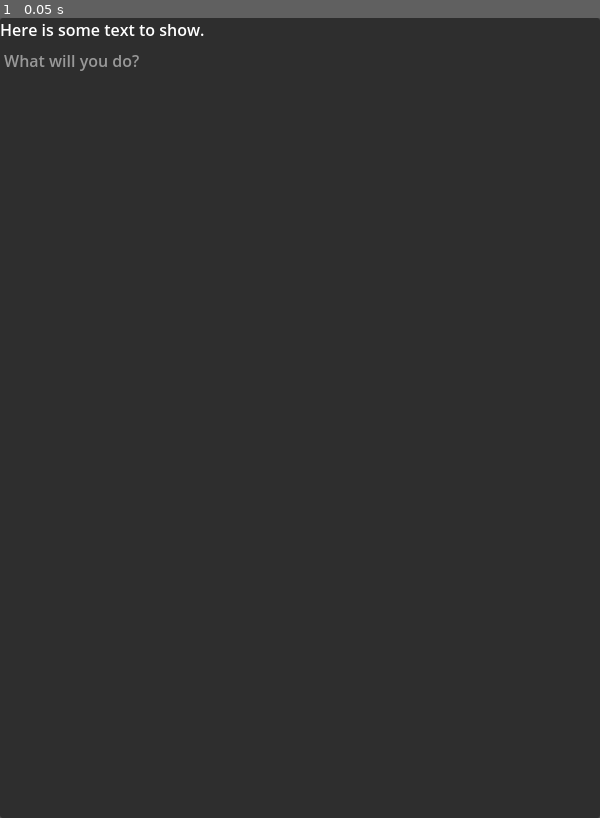
Above: before the commit, frame 1.
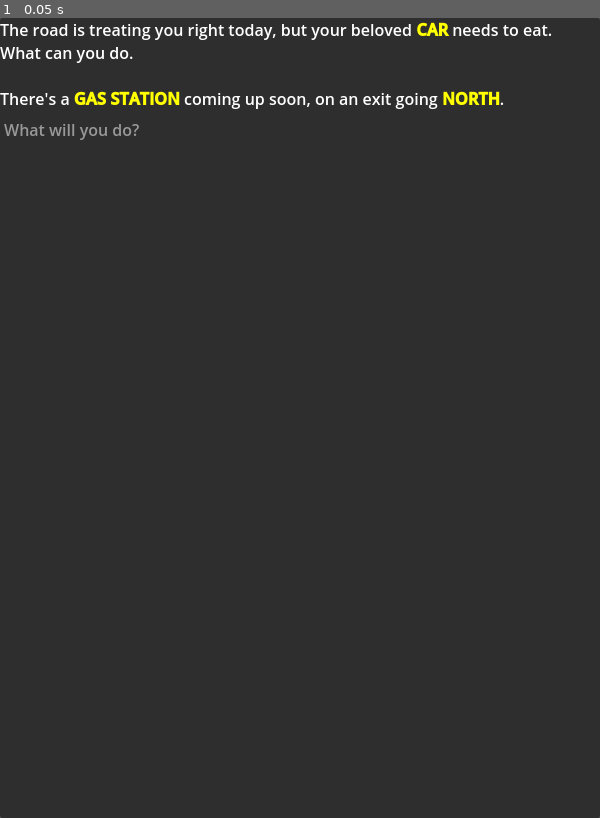
Above: after the commit, the same moment.

Repository: SashaMkrv/godot-4.2.1-text-adventure
Game: Godot game, scene res://Scenes/TextEnterTest.tscn
Same seed, same stepped clock (60 frames per second), same inputs: the game is played once before the commit and once after it. This scene is started directly instead of the project's main scene.
Inputs:
- Up to frame 1 (0.05 s): no input

The runs differ from the first frame. In frame 1, 1.8% of the frame differs, in the area x 0-92%, y 0-16%.
Error before the commit: Invalid access to property or key 'description' on a base object of type 'Nil'. (res://Scripts/TopLevel/GameCoordinator.gd:11)

Commit message:
move from 4.2 to 4.3, eof lines

Diff:
--- a/Scenes/TextEnterTest.tscn
+++ b/Scenes/TextEnterTest.tscn
@@ -1,9 +1,12 @@
-[gd_scene load_steps=5 format=3 uid="uid://byfsmvgqfe8nb"]
+[gd_scene load_steps=8 format=3 uid="uid://byfsmvgqfe8nb"]
 
 [ext_resource type="Script" path="res://Scripts/TopLevel/TextDirector.gd" id="1_yedsh"]
 [ext_resource type="PackedScene" uid="uid://j54nldhfh0rg" path="res://Scenes/FunctionalNodes/game_coordinator.tscn" id="2_hkya0"]
 [ext_resource type="PackedScene" uid="uid://b0r3xqm8qh2nw" path="res://Scenes/FunctionalNodes/tokenize_input.tscn" id="3_d3h1t"]
+[ext_resource type="Resource" uid="uid://t8ryyhih5yln" path="res://Resources/Rooms/on_the_road.tres" id="3_o63su"]
 [ext_resource type="PackedScene" uid="uid://b8lpq5o0ugk0n" path="res://Scenes/FunctionalNodes/transform_text.tscn" id="4_1vkmo"]
+[ext_resource type="Resource" uid="uid://mr8g2ar6gf5b" path="res://Resources/Maps/gas_map.tres" id="4_sng2g"]
+[ext_resource type="PackedScene" uid="uid://fvjyjrtxtbw0" path="res://Scenes/FunctionalNodes/player_mover.tscn" id="5_21w16"]
 
 [node name="Control" type="Control" node_paths=PackedStringArray("enterHere", "descriptionHere")]
 layout_mode = 3
@@ -42,6 +45,10 @@
 caret_blink = true
 
 [node name="GameCoordinator" parent="." instance=ExtResource("2_hkya0")]
+currentRoom = ExtResource("3_o63su")
+gameMap = ExtResource("4_sng2g")
+
+[node name="PlayerMover" parent="GameCoordinator" instance=ExtResource("5_21w16")]
 
 [node name="TokenizeInput" parent="." instance=ExtResource("3_d3h1t")]
 
--- a/Scripts/GameInfo/Room.gd
+++ b/Scripts/GameInfo/Room.gd
@@ -11,9 +11,9 @@
 @export var interactables: Array[Resource]
 
 func itemIsPresent(_itemName: StringName) -> bool:
-    #TODO update to actually check the presence of an item
-    return true
+	#TODO update to actually check the presence of an item
+	return true
 
 func interactableIsPresent(_objectName: StringName) -> bool:
-    #TODO actually check for things
-    return true
+	#TODO actually check for things
+	return true
--- a/Scripts/GameInfo/RoomConnections.gd
+++ b/Scripts/GameInfo/RoomConnections.gd
@@ -15,8 +15,8 @@
 
 # TODO pull this logic out and into something that does these checks based on passed room data
 func getNextRoomFrom(room: Room, direction: StringName, _conditions: GameConditions) -> Room:
-    for connection in connections:
-        if connection.fromRoom == room and connection.direction == direction:
-            return connection.toRoom
+	for connection in connections:
+		if connection.fromRoom == room and connection.direction == direction:
+			return connection.toRoom
 
-    return room
+	return room
--- a/Scripts/GameLogic/PlayerMover.gd
+++ b/Scripts/GameLogic/PlayerMover.gd
@@ -3,4 +3,4 @@
 # how i want interfaces.
 
 func getNextRoomFor(room: Room, _command: GoAction, _map: RoomConnections) -> Room:
-    return room
+	return room
--- a/Scripts/TopLevel/GameCoordinator.gd
+++ b/Scripts/TopLevel/GameCoordinator.gd
@@ -8,61 +8,64 @@
 signal game_updated(description: String)
 
 func requestStart() -> void:
-    var viewModel := GameStateView.new()\
-    .setHeader(currentRoom.name)\
-    .setDescription(currentRoom.description)
+	var viewModel := GameStateView.new()\
+	.setHeader(currentRoom.name)\
+	.setDescription(currentRoom.description)
 
-    stateUpdate(viewModel)
+	stateUpdate(viewModel)
 
 # TODO should this always return a state update? does the update have any reason to be a signal???
 func executeCommand(action: PlayerAction) -> void:
-    if action is NoneAction:
-        var problem := action as NoneAction
-        textUpdate("Thats a [NONE], flavoured with [%s]." % problem.issue)
-        return
-    elif action is GoAction:
-        var motion := action as GoAction
-        movePlayer(motion)
-        return
-    elif action is LookAction:
-        var looking := action as LookAction
-        textUpdate("We will [LOOK] at all the various pleasure of [%s]." % looking.specifier)
-        return
-    elif action is EatAction:
-        var eating := action as EatAction
-        textUpdate("You [EAT] the mighty snack that is the [%s]." % eating.specifier)
-        return
-    elif action is HelpAction:
-        textUpdate("Interact with the game by entering text commands.
+	if action is NoneAction:
+		var problem := action as NoneAction
+		textUpdate("Thats a [NONE], flavoured with [%s]." % problem.issue)
+		return
+	elif action is GoAction:
+		var motion := action as GoAction
+		movePlayer(motion)
+		return
+	elif action is LookAction:
+		var looking := action as LookAction
+		if looking.specifier == &"AROUND":
+			textUpdate(currentRoom.description)
+		else:
+			textUpdate("We will [LOOK] at all the various pleasure of [%s]." % looking.specifier)
+		return
+	elif action is EatAction:
+		var eating := action as EatAction
+		textUpdate("You [EAT] the mighty snack that is the [%s]." % eating.specifier)
+		return
+	elif action is HelpAction:
+		textUpdate("Interact with the game by entering text commands.
 
 With the exception of a small set of shortcuts (e.g. [N] = [GO NORTH]), commands must begin with a valid verb and be fo …(219 unchanged characters)…
-        return
+		return
 
 
 func movePlayer(motion: GoAction) -> void:
-    if playerMover == null:
-        textUpdate("[GOING] to [%s]" % motion.specifier)
-        return
-    # TODO... query constructor? can we do named parameters in gdscript???
-    var room := playerMover.getNextRoomFor(currentRoom, motion, gameMap)
-    if room == currentRoom:
-        textUpdate("Could not move [%s]." % motion.specifier)
-        return
-    else:
-        # TODO this certainly doesn't feel good mixed in here.
-        currentRoom = room
-        stateUpdate(GameStateView\
-        .new()\
-        .setHeader(room.name)\
-        .setDescription(room.description))
-        return
+	if playerMover == null:
+		textUpdate("[GOING] to [%s]" % motion.specifier)
+		return
+	# TODO... query constructor? can we do named parameters in gdscript???
+	var room := playerMover.getNextRoomFor(currentRoom, motion, gameMap)
+	if room == currentRoom:
+		textUpdate("Could not move [%s]." % motion.specifier)
+		return
+	else:
+		# TODO this certainly doesn't feel good mixed in here.
+		currentRoom = room
+		stateUpdate(GameStateView\
+		.new()\
+		.setHeader(room.name)\
+		.setDescription(room.description))
+		return
 
 func stateUpdate(gameStateView: GameStateView) -> void:
-    game_updated.emit(gameStateView)
+	game_updated.emit(gameStateView)
 
 func textUpdate(description: String) -> void:
-    var view := GameStateView\
-    .new()\
-    .setHeader(currentRoom.name)\
-    .setDescription(description)
-    game_updated.emit(view)
+	var view := GameStateView\
+	.new()\
+	.setHeader(currentRoom.name)\
+	.setDescription(description)
+	game_updated.emit(view)
--- a/project.godot
+++ b/project.godot
@@ -12,7 +12,7 @@
 
 config/name="421 Text Adventure Test"
 run/main_scene="res://Scenes/Core.tscn"
-config/features=PackedStringArray("4.2", "GL Compatibility")
+config/features=PackedStringArray("4.3", "GL Compatibility")
 config/icon="res://icon.svg"
 
 [debug]
